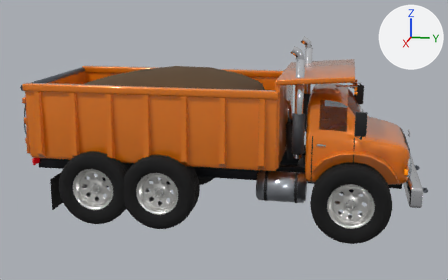
Two versions of the Blender file ragdoll-crash-physics/blender/out/DumpTruck.blend, one commit apart.
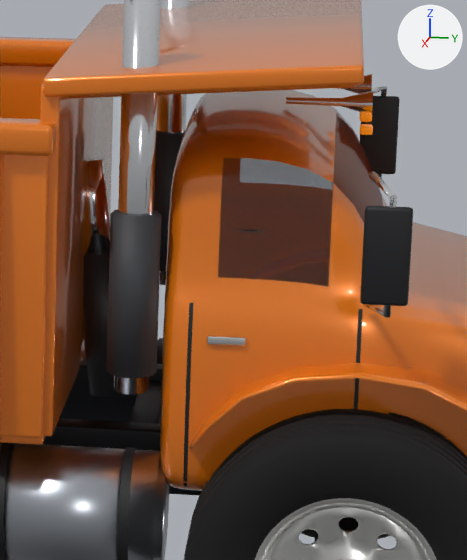
Each version appears first whole from a 50 mm camera at (43.0, 8.9, 15.7) aimed at (0.3, 0.4, 5.0), and next in a close-up on the part from 59% to 85% of the width and 22% to 71% of the height. Every picture has the same lights, and +X, +Y and +Z are marked at upper right. The first two pictures are the older version.

The scene before the commit, as lines of its bpy script (objects in view):
```python
me_dumptruck_body = bpy.data.meshes.new('DumpTruck_Body')
me_dumptruck_body.from_pydata(...)  # 3679 vertices, 3576 faces; spans x -5.3..5.3, y -12.8..13.1, z 3.2..10.5
# faces by material slot: [3360, 216]
me_dumptruck_body.materials.append(mat_paint)  # orange #f07e0a
me_dumptruck_body.materials.append(mat_paint_001)  # orange #da6c04
me_dumptruck_glass = bpy.data.meshes.new('DumpTruck_Glass')
me_dumptruck_glass.from_pydata(...)  # 173 vertices, 128 faces; spans x -4.1..4.1, y 7.32..9.92, z 6.87..8.77
me_dumptruck_glass.polygons.foreach_set('use_smooth', [True] * 128)
me_dumptruck_glass.materials.append(mat_glass)  # dark blue #172730
me_dumptruck_trim = bpy.data.meshes.new('DumpTruck_Trim')
me_dumptruck_trim.from_pydata(...)  # 7834 vertices, 6922 faces; spans x -5.8..5.8, y -13.2..14.4, z 0.9..12.2
me_dumptruck_trim.materials.append(mat_darktrim)  # black #101114
me_dumptruck_trim.materials.append(mat_chrome)  # white #e9ebee
me_dumptruck_trim.materials.append(mat_alloy)  # light grey #bbbfc7
me_dumptruck_trim.materials.append(mat_matte)  # dark grey #37393e
me_dumptruck_trim.materials.append(mat_chassis)  # black #202227
me_dumptruck_trim.materials.append(mat_rubber)  # black #060607
me_dumptruck_trim.materials.append(mat_steel)  # grey #6d737d
me_dumptruck_trim.materials.append(mat_matte_001)  # black #25282c
me_dumptruck_trim.materials.append(mat_matte_002)  # brown #5b442c
ob_dumptruck_body = bpy.data.objects.new('DumpTruck_Body', me_dumptruck_body)
ob_dumptruck_body.location = (0.0, 0.0, 0.0)
ob_dumptruck_glass = bpy.data.objects.new('DumpTruck_Glass', me_dumptruck_glass)
ob_dumptruck_glass.location = (0.0, 0.0, 0.0)
ob_dumptruck_trim = bpy.data.objects.new('DumpTruck_Trim', me_dumptruck_trim)
ob_dumptruck_trim.location = (0.0, 0.0, 0.0)
# also in view: 'DumpTruck_Wheel2' at (4.8, 9.5, 2.5)
```
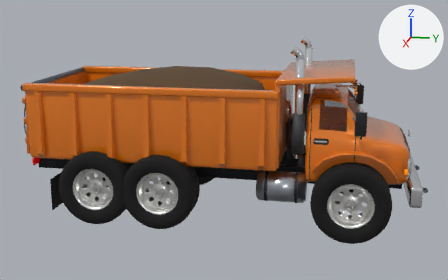
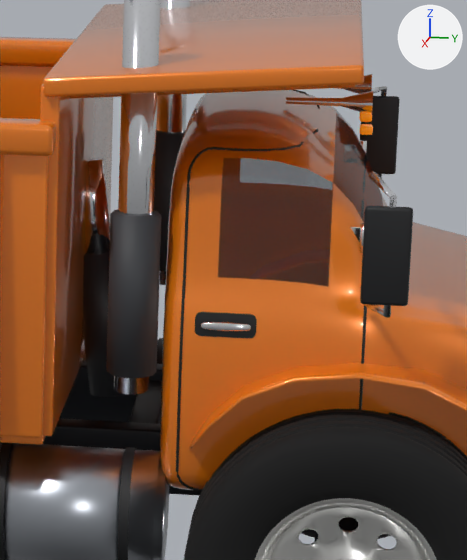
Changed parts and their boxes (x1, y1, x2, y2) in the close-ups (467 x 560 px):
part 1 of me_dumptruck_trim, added
    after: (360, 140, 367, 152)
part 2 of me_dumptruck_trim, added
    after: (360, 223, 364, 253)
part 3 of me_dumptruck_trim, added (mostly hidden)
    after: (351, 227, 360, 242)
part 4 of me_dumptruck_trim, added
    after: (200, 322, 251, 331)
part 5 of me_dumptruck_trim, built on
    before: (183, 303, 363, 487)
    after: (176, 90, 367, 491)

The change, as a list of edits to the scene's bpy script:
```text
Add mat_pocket:
    mat_pocket = principled_material('Pocket')
    mat_pocket.base_color = (0.00293, 0.0033, 0.00412)  # black #0a0b0d
    mat_pocket.roughness = 0.35
Change me_dumptruck_trim:
    used by ob_dumptruck_trim; location = (0.0, 0.0, 0.0)
    remove me_dumptruck_trim.from_pydata(...)  # 7834 vertices, 6922 faces; spans x -5.8..5.8, y -13.2..14.4, z 0.9..12.2
    add me_dumptruck_trim.from_pydata(...)  # 9778 vertices, 8862 faces; spans x -5.8..5.8, y -13.2..14.4, z 0.9..12.2
    me_dumptruck_trim part 1: a new loose piece, a 10-sided cylinder along z spanning x -3.95..-3.82, y 9.47..9.61, z 7.4..7.85, in mat_chrome (white #e9ebee)
    me_dumptruck_trim part 2: a new loose piece, a 10-sided cylinder along z spanning x 3.82..3.95, y 9.47..9.61, z 7.4..7.85, in mat_chrome (white #e9ebee)
    me_dumptruck_trim part 3: the loose piece of 56 vertices spanning x 5.4..5.6, y 9.5..10.2, z 6.9..8.4 is copied, and the copy is scaled about its middle by (0.39, 0.477, 0.24), then moved by (-1.6, -0.5, -0.1), in mat_chrome (white #e9ebee); it spans x 3.8..3.9, y 9.2..9.5, z 7.4..7.8
    me_dumptruck_trim part 4: a new loose piece of 410 vertices spanning x 4.3..4.5, y 7.1..7.9, z 6.2..6.3, in mat_chrome (white #e9ebee)
    me_dumptruck_trim part 5: 49 vertices moved from x -4.4..4.4, y 6.9..9.6, z 4.1..6.6 to x -4.4..4.4, y 7.0..9.6, z 4.1..6.4; 233 vertices removed from x -4.4..4.4, y 6.9..9.6, z 3.5..6.6; 1093 vertices added at x -4.5..4.5, y 6.8..9.6, z 3.4..8.9
    other edits to the shape of me_dumptruck_trim do not show in these pictures
    add me_dumptruck_trim.materials.append(mat_pocket)  # black #0a0b0d
```
